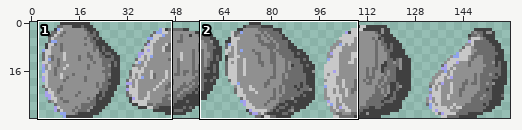
File history of a sprite sheet, src/graphics/asteroids.png. The first picture is a wide view before the edit; the outline marks the close-up.
Close-up. First the earlier version:
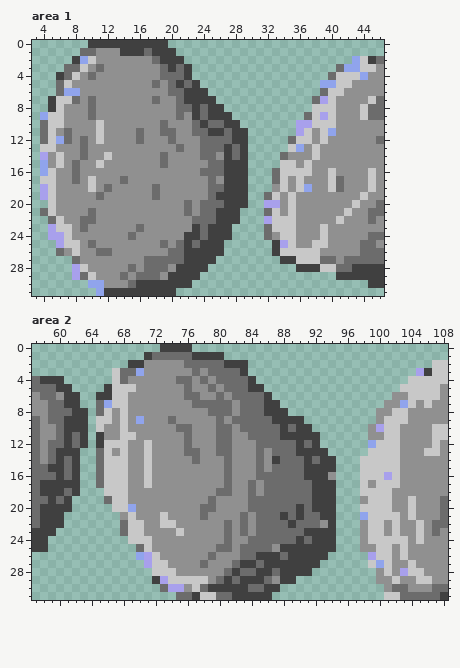
The file is 160x32 pixels. Shown: area 1: x 3..46, y 0..31; area 2: x 57..108, y 0..31. The commit also changed other parts of the picture, which this record leaves out.
The result:
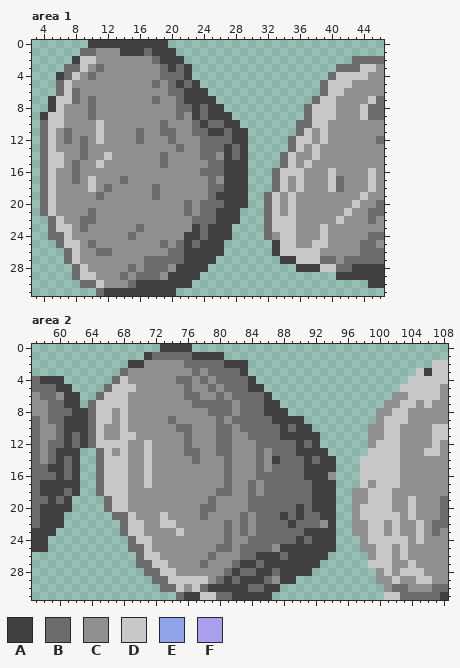
Palette (. is transparent): A #404040  B #6c6c6c  C #909090  D #c8c8c8  E #90a4ec  F #a8a0ec
From old to new:
Area 1:
Colour E becomes colour A in row 9 at x 4.
The author put colour B in row 8 at x 37; in row 20 at x 4; in row 27 at x 7; in row 30 at x 9.
Colour A becomes colour B in row 2 at x 45.
Colour C becomes colour B in row 18 at x 33; in row 26 at x 7.
Colour D becomes colour B in row 2 at x 44; in row 13 at x 4 and 35; in row 15 at x 34; in row 17 at x 4.
Colour E becomes colour B in row 2 at x 43; in row 3 at x 42 to 43; in row 5 at x 39; in row 6 at x 8; in rows 15 to 16 at x 4; in row 30 at x 10.
Colour E becomes colour B in row 31 at x 11.
Colour F becomes colour B in row 10 at x 36 to 37; in row 11 at x 36; in row 14 at x 4; in rows 18 to 19 at x 4; in row 20 at x 32; in row 22 at x 32.
Colour F becomes colour B in row 23 at x 5; in row 24 at x 5 to 6; in row 25 at x 6; in rows 28 to 29 at x 8.
Colour D becomes colour C in row 10 at x 40; in row 16 at x 37.
Colour E becomes colour C in row 11 at x 40; in row 12 at x 6; in row 18 at x 37.
Colour B becomes colour D in row 27 at x 8; in row 29 at x 9.
Colour C becomes colour D in row 14 at x 5 and 35; in row 15 at x 5.
Colour E becomes colour D in row 2 at x 9; in row 4 at x 44; in row 5 at x 40; in row 6 at x 7; in row 13 at x 36; in row 30 at x 11.
Colour F becomes colour D in row 7 at x 39; in row 9 at x 39; in row 20 at x 33; in row 25 at x 34.
Colour B is removed in row 26 at x 6.
Area 2:
Colour B becomes colour A in row 31 at x 76.
The author put colour B in rows 7 to 12 at x 64; in row 18 at x 65; in row 20 at x 66; in row 21 at x 67; in row 25 at x 69; in row 27 at x 70.
The author put colour B in row 28 at x 71.
Colour A becomes colour B in row 5 at x 66; in row 6 at x 65; in row 29 at x 72.
Colour C becomes colour B in row 21 at x 68.
Colour D becomes colour B in row 4 at x 67; in row 24 at x 69; in row 28 at x 72.
Colour E becomes colour B in row 26 at x 70.
Colour F becomes colour B in row 27 at x 71; in row 29 at x 73; in row 30 at x 74.
The author put colour C in rows 18 to 23 at x 97.
Colour B becomes colour C in row 3 at x 69.
Colour D becomes colour C in row 18 at x 98.
Colour E becomes colour C in row 3 at x 70; in row 9 at x 70; in row 12 at x 99; in row 20 at x 69.
Colour F becomes colour C in row 10 at x 100; in row 26 at x 99.
Colour A becomes colour D in row 6 at x 66; in rows 11 to 12 at x 65.
Colour B becomes colour D in row 4 at x 68; in rows 7 to 8 at x 65.
Colour E becomes colour D in row 7 at x 66 and 103; in row 21 at x 98; in row 27 at x 100.
Colour F becomes colour D in row 3 at x 105; in row 16 at x 101; in row 26 at x 71; in row 28 at x 103; in row 30 at x 75.
Colour D is removed in row 3 at x 67.
Where, in picture pixels (left, top, right, bottom), the same in both close-ups:
changed: (80, 56, 88, 64)
changed: (264, 56, 376, 248)
changed: (40, 88, 104, 296)
changed: (88, 368, 144, 448)
changed: (352, 368, 424, 576)
changed: (96, 488, 192, 600)
